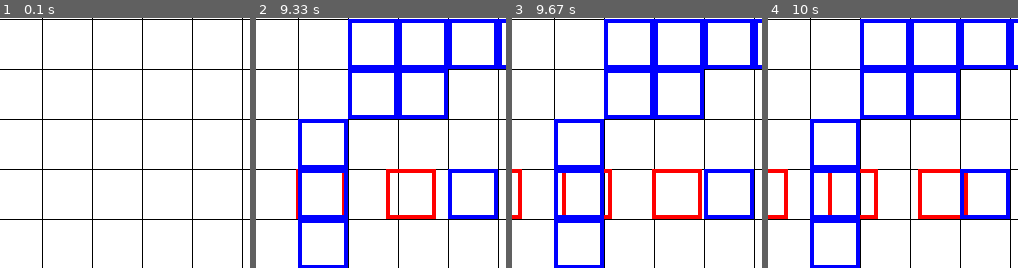
Above: before the commit, frames 1-4 (left to right).
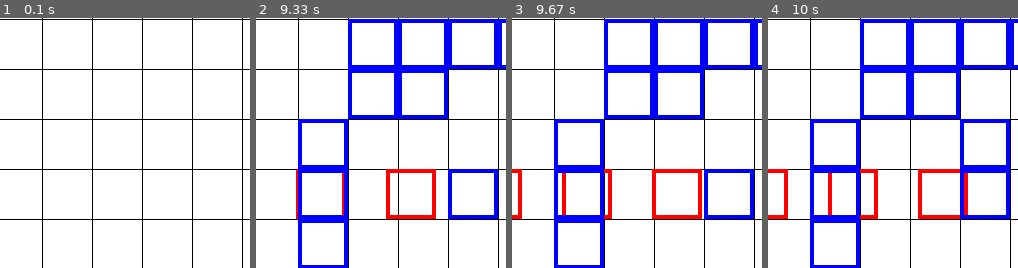
Above: after the commit, the same moments.

Repository: randompast/Tower-Defense-pygame
Game: pygame game, started from main.py
Same seed, same stepped clock (60 frames per second), same inputs: the game is played once before the commit and once after it.
Inputs (mouse positions are % of the whole screen's width and height, from its top left):
- Up to frame 1 (0.1 s): no input
- Up to frame 2 (9.33 s): click (50, 50) at 0.38 s; click (26, 51) at 0.72 s; click (65, 15) at 1.05 s; click (52, 16) at 1.38 s; click (51, 61) at 1.72 s; click (76, 66) at 2.05 s; click (76, 41) at 2.38 s; click (86, 42) at 2.72 s; click (85, 70) at 3.05 s; click (54, 46) at 3.38 s; click (28, 32) at 3.72 s; click (77, 61) at 4.05 s; click (34, 17) at 4.38 s; click (85, 49) at 4.72 s; click (31, 26) at 5.05 s; click (44, 20) at 5.38 s; click (57, 34) at 5.72 s; click (59, 33) at 6.05 s; click (25, 40) at 6.38 s; click (64, 56) at 6.72 s; click (14, 60) at 7.05 s; click (68, 80) at 7.38 s; click (80, 78) at 7.72 s; click (56, 58) at 8.05 s; click (68, 56) at 8.38 s; click (48, 29) at 8.72 s; click (35, 63) at 9.05 s
- Up to frame 3 (9.67 s): click (37, 63) at 9.38 s
- Up to frame 4 (10 s): click (56, 36) at 9.72 s
The pictures show only the part of the screen within x 12-62%, y 10-60%; the shares and areas given below are measured in that part.

Frames 1-3 are identical in both runs. In frame 4, 1.2% of the frame differs, in the area x 76-97%, y 40-61%.

Commit message:
forgot to set grid position back to 0

Diff:
--- a/tower.py
+++ b/tower.py
@@ -13,6 +13,7 @@
             yeq = pyg['towers'][i].pos[1] == pos[1]
             if xeq and yeq:
                 del pyg['towers'][i]
+                pyg['grid'][x][y] = 0
                 return
 
 class tower():
